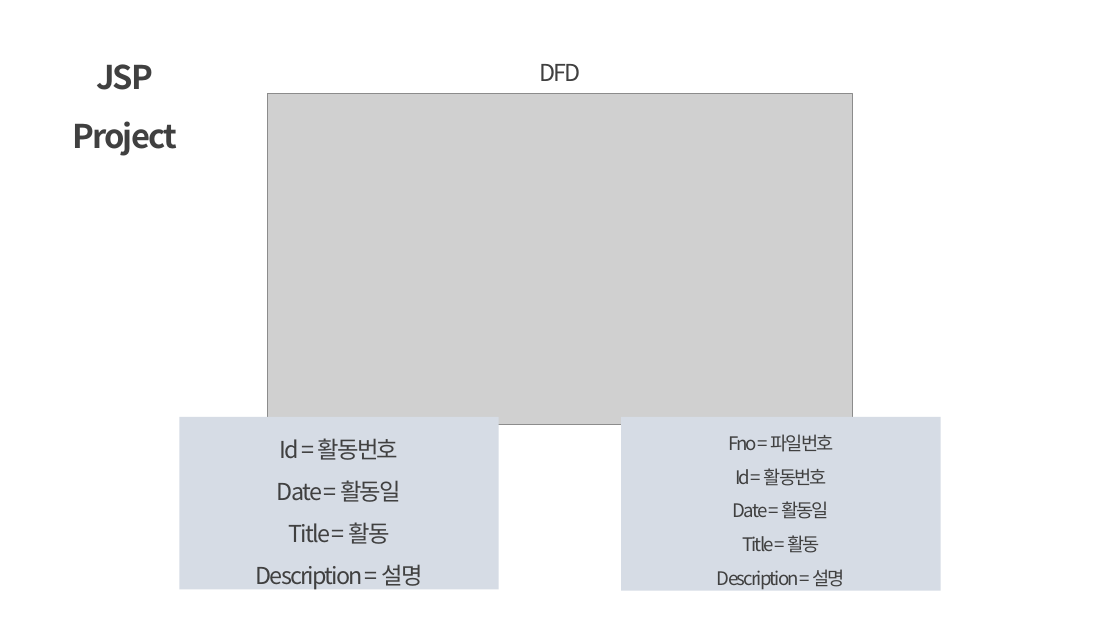
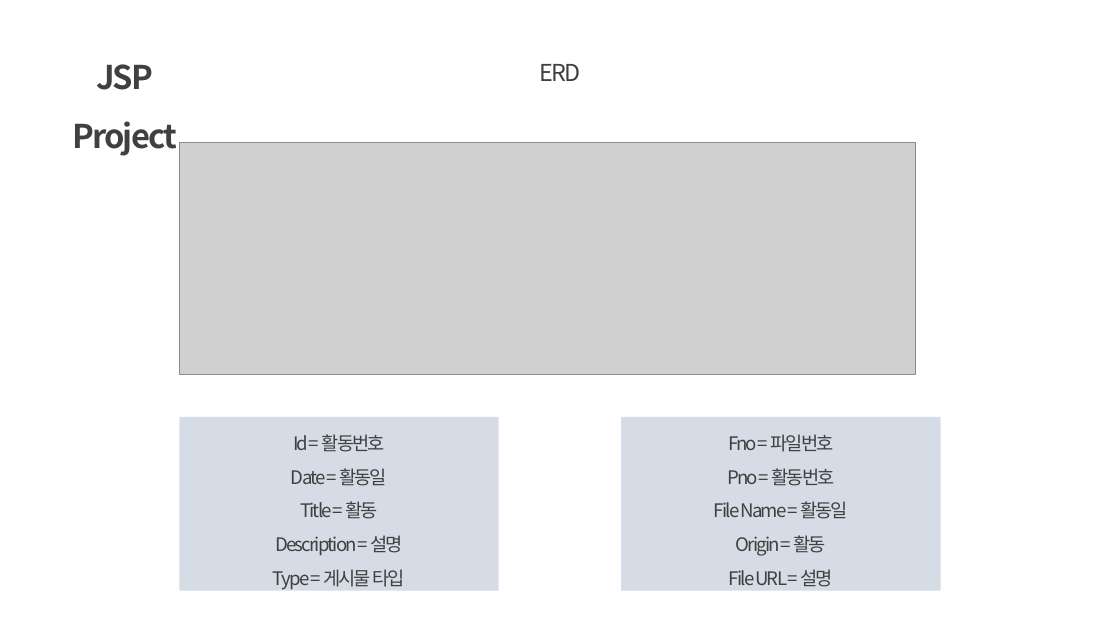
Before and after one commit to Mareef/College, a slide deck: slide 7 of jsp/project_201644008.pptx (slide 6 before the commit). Drawn at 1120x630 pixels with LibreOffice and Linux fonts; fonts in the diff are those of the drawing; grey boxes stand for pictures. Boxes give left, top, right and bottom in pixels: in the first picture for what was removed or moved away, otherwise in the second. Text is boxed around its words. In the diff, an @@ line names an element or a change of style, - is before the commit and + after.

```diff
--- a/jsp/project_201644008.pptx
+++ b/jsp/project_201644008.pptx
@@ text at (x1=539, y1=64, x2=580, y2=81): text changed @@
-DFD
+ERD
@@ picture resized from (x1=267, y1=93, x2=852, y2=425) to (x1=179, y1=143, x2=916, y2=375) @@
@@ text in rectangle at (x1=275, y1=434, x2=403, y2=556): size 20 to 16 pt in "Id = 활동번호", "Date = 활동일", "Title = 활동", "Description = 설명" @@
@@ text in rectangle at (x1=714, y1=468, x2=848, y2=587): text changed @@
-Id = 활동번호
-Date = 활동일
-Title = 활동
-Description = 설명
+Pno = 활동번호
+File Name = 활동일
+Origin = 활동
+File URL = 설명
@@ text in rectangle at (x1=273, y1=569, x2=406, y2=590): paragraph added @@
+Type = 게시물 타입
```
Also in this commit, not shown: 2 other slides changed, 5 slides added, 1 slide removed, 5 other files.
